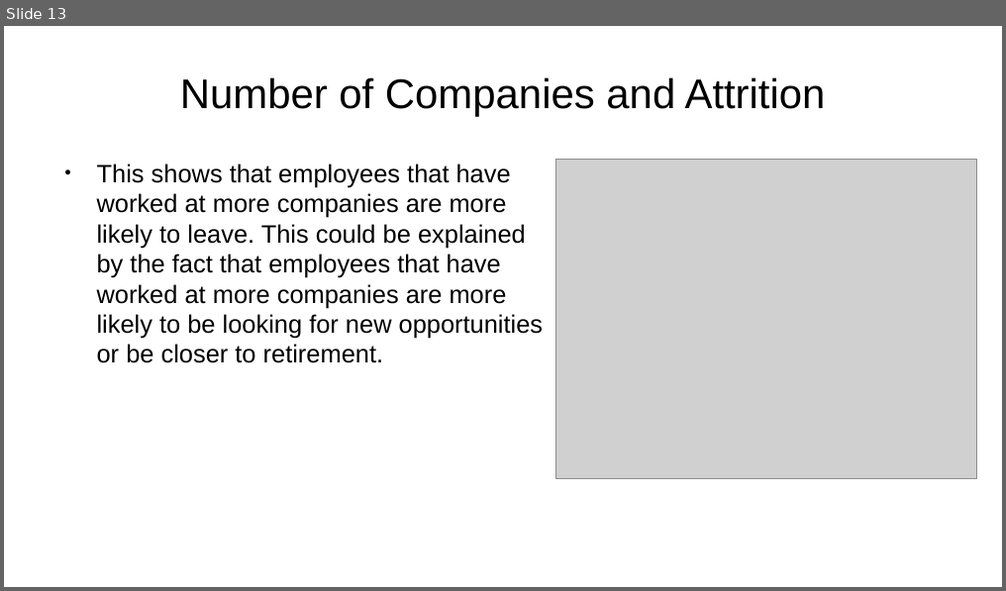
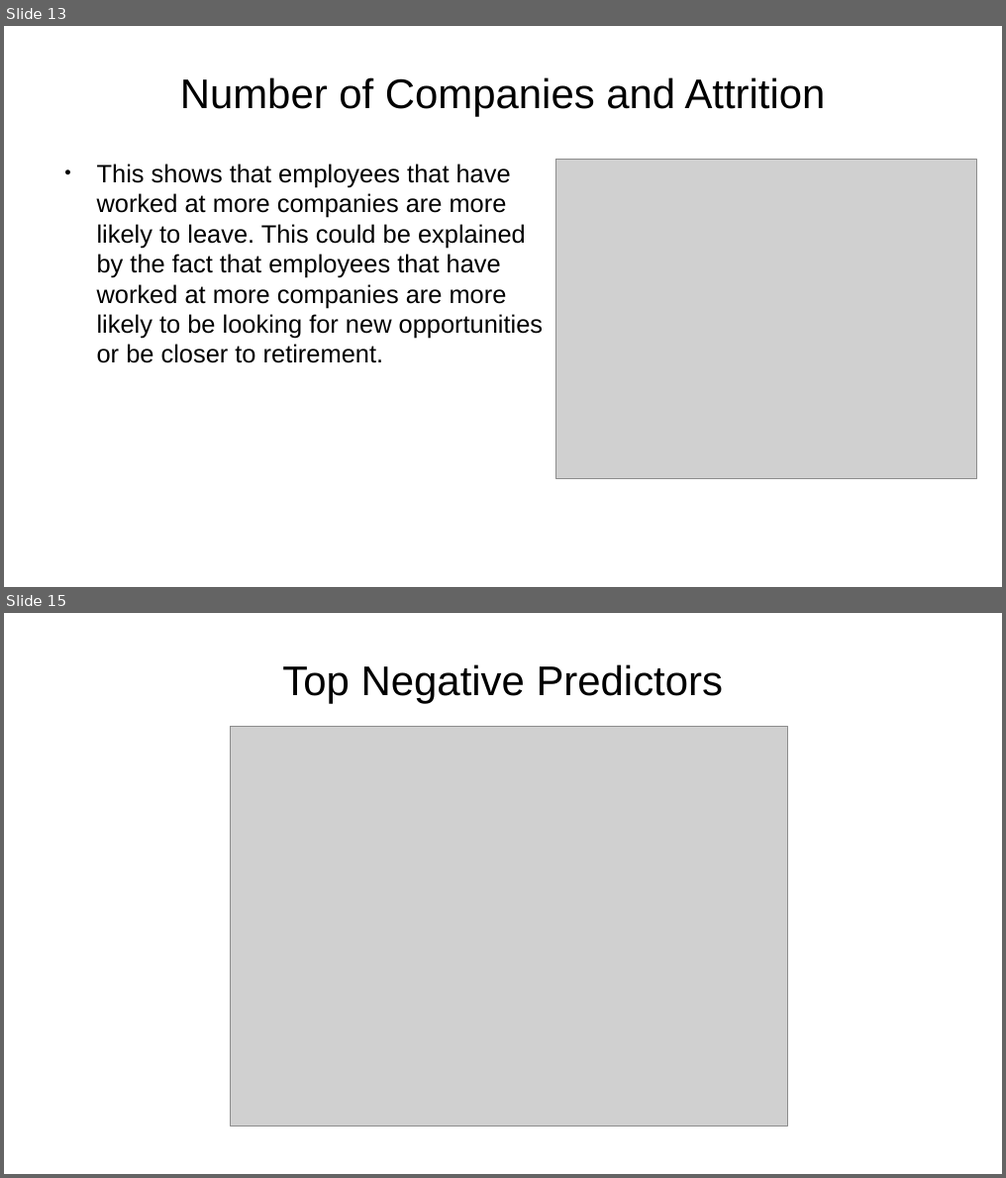
Before and after one commit to sbowler/project-one, a slide deck: presentations/project2_presentation.pptx. Shown one above the other, each under a label of ours: slide 13 before the commit, slides 13 and 15 after it; the slides between them are not shown. The pictures are 1006x591 and 1006x1178 pixels, drawn with LibreOffice and Linux fonts; fonts in the diff are those of the drawing; grey boxes stand for pictures; background and template pictures are left out. Boxes give left, top, right and bottom in pixels: in the first picture for what was removed or moved away, otherwise in the second. Text is boxed around its words. In the diff, an @@ line names an element or a change of style, - is before the commit and + after.

```diff
--- a/presentations/project2_presentation.pptx
+++ b/presentations/project2_presentation.pptx
@@ slide 15 added at [4, 613, 1002, 1174], background picture (left out) @@
@@ title added at [282, 664, 723, 704], 33 pt, text #000000 @@
+Top Negative Predictors
@@ picture added at [231, 726, 788, 1127] @@
```
Also in this commit, not shown: 14 other slides changed, 1 other slide added.
